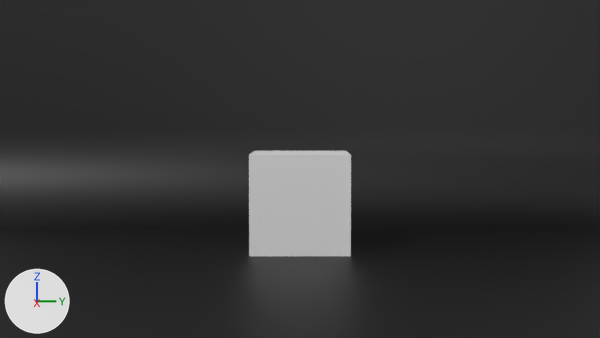
Before and after pictures for a commit that changed the Blender file backend/blender/objectConfigurator/templateFile_singleObject.blend.
Before and after are seen from the file's camera 'Camera'. Arrows for +X, +Y and +Z are at lower left; the lights stay in place.
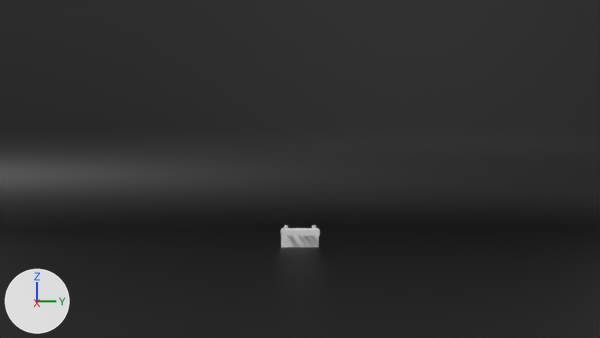
The newer file is also turned or shifted as a whole; pictures and numbers use the older file's frame.

Boxes [x1, y1, x2, y2] around the edits, measured in the pictures (600 x 338 px):
'Cube', deleted: before [249, 151, 351, 256]
'chair_0000', added: after [281, 225, 320, 247]

What changed in the scene script:
```text
Add mat_default_obj:
    mat_default_obj = principled_material('Default OBJ')
    mat_default_obj.base_color = (0.8, 0.8, 0.8)  # white #e7e7e7
Add me_chair_0000:
    me_chair_0000.from_pydata(...)  # 22312 vertices, 44636 faces; spans x -0.4..0.4, y -0.53..0.53, z -0.99..0.99
    me_chair_0000.materials.append(mat_default_obj)  # white #e7e7e7
Remove ob_cube:
    ob_cube = bpy.data.objects.new('Cube', me_cube)
    ob_cube.location = (0.0, 0.0, 1.0)
Add ob_chair_0000:
    ob_chair_0000 = bpy.data.objects.new('chair_0000', me_chair_0000)
    ob_chair_0000.location = (0.0, 0.0, 0.0)
    ob_chair_0000.rotation_euler = (1.571, 0.0, 1.571)  # degrees (90, 0, 90)
```
